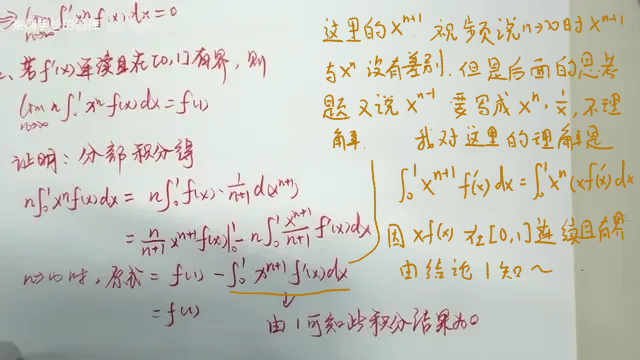
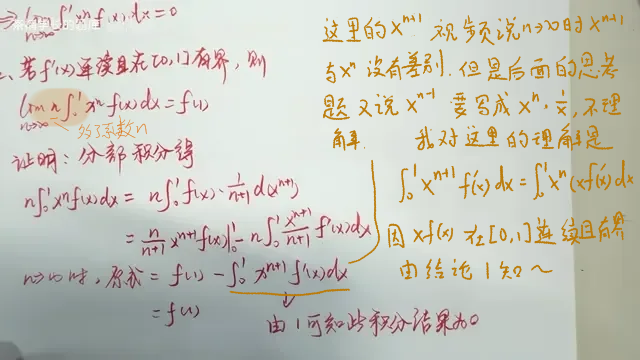
Layered file, before and after one edit (640x360). Changes by layer:
painted on "Paint Layer 1" over [27, 87, 147, 140]
painted on "Background" over [27, 87, 147, 140]
